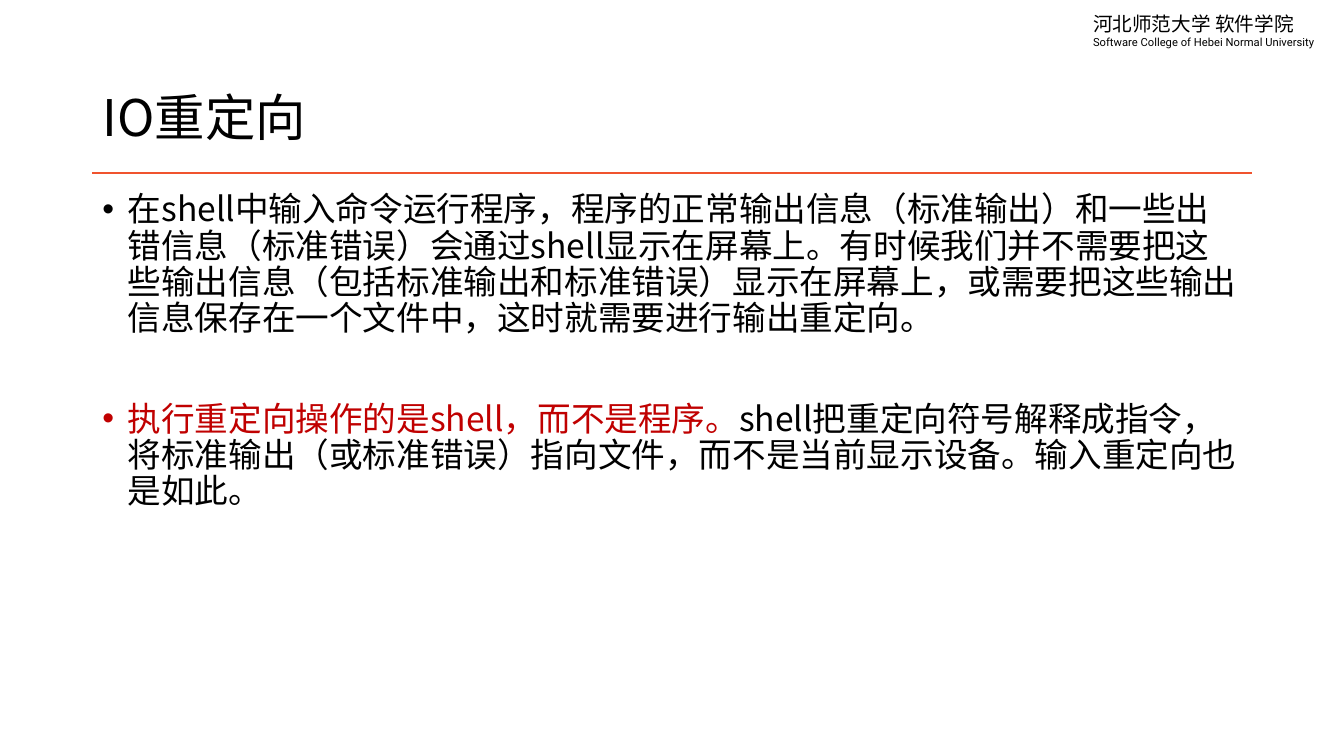
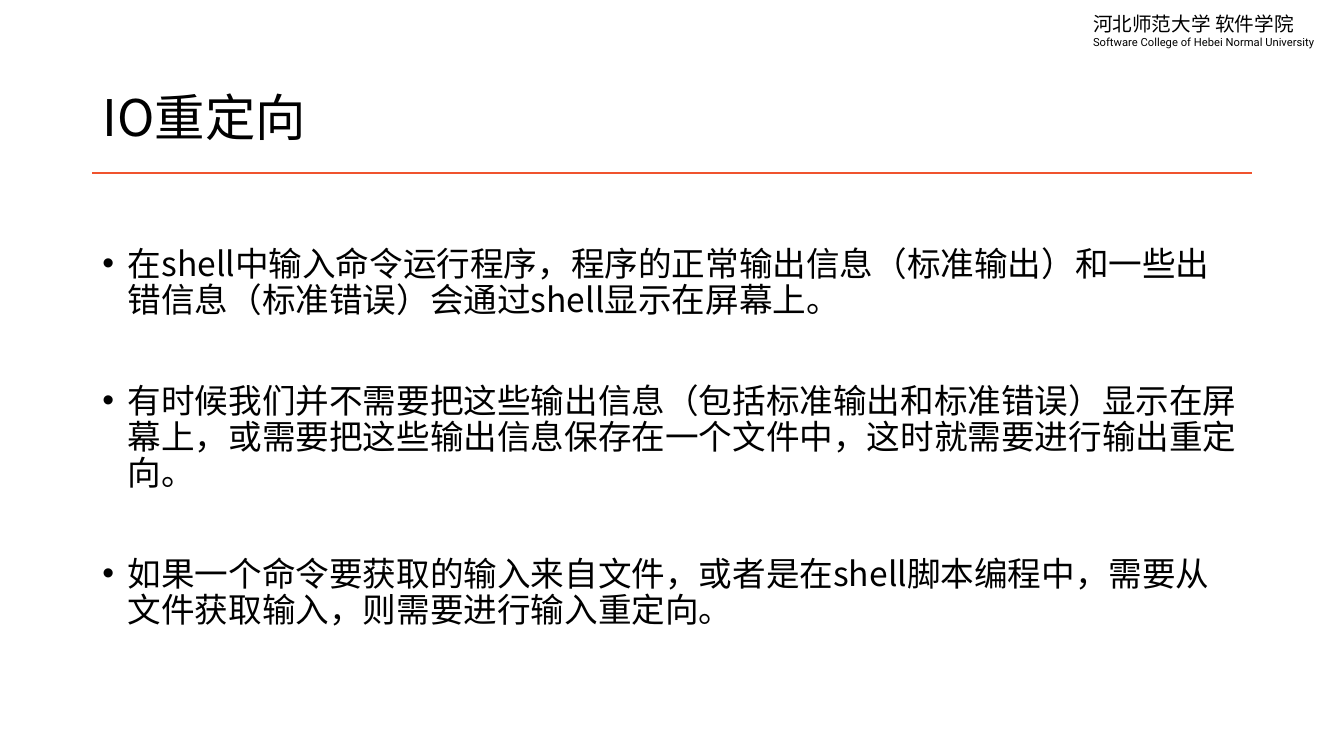
Before and after one commit to edu2act/course-linux-system, a slide deck: slide 3 of materials/slides/ch04-io-redrection-and-pipe.pptx. Drawn at 1344x756 pixels with LibreOffice and Linux fonts; fonts in the diff are those of the drawing. Boxes give left, top, right and bottom in pixels: in the first picture for what was removed or moved away, otherwise in the second. Text is boxed around its words. In the diff, an @@ line names an element or a change of style, - is before the commit and + after.

```diff
--- a/materials/slides/ch04-io-redrection-and-pipe.pptx
+++ b/materials/slides/ch04-io-redrection-and-pipe.pptx
@@ text at [128,247,1237,626]: text changed @@
-• 在shell中输入命令运行程序，程序的正常输出信息（标准输出）和一些出错信息（标准错误）会通过shell显示在屏幕上。有时候我们并不需要把这些输出信息（包括标准输出和标准错误）显示在屏幕上，或需要把这些输出信息保存在一个文件中，这时就需要进行输出重定向。
-• 执行重定向操作的是shell，而不是程序。shell把重定向符号解释成指令，将标准输出（或标准错误）指向文件，而不是当前显示设备。输入重定向也是如此。
+• 在shell中输入命令运行程序，程序的正常输出信息（标准输出）和一些出错信息（标准错误）会通过shell显示在屏幕上。
+• 有时候我们并不需要把这些输出信息（包括标准输出和标准错误）显示在屏幕上，或需要把这些输出信息保存在一个文件中，这时就需要进行输出重定向。
+• 如果一个命令要获取的输入来自文件，或者是在shell脚本编程中，需要从文件获取输入，则需要进行输入重定向。
```
Also in this commit, not shown: 5 other slides changed, 3 slides added, 4 other files.
